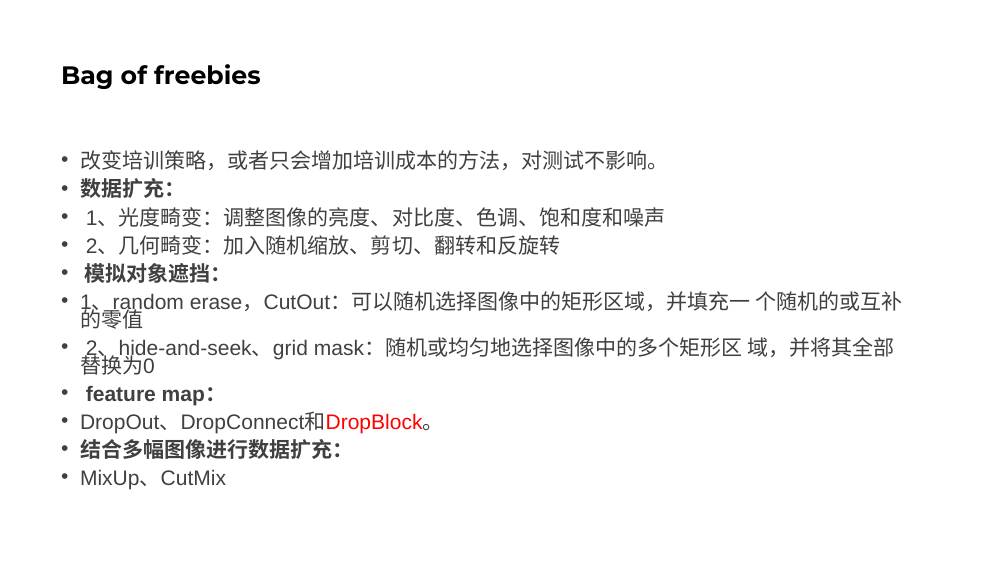
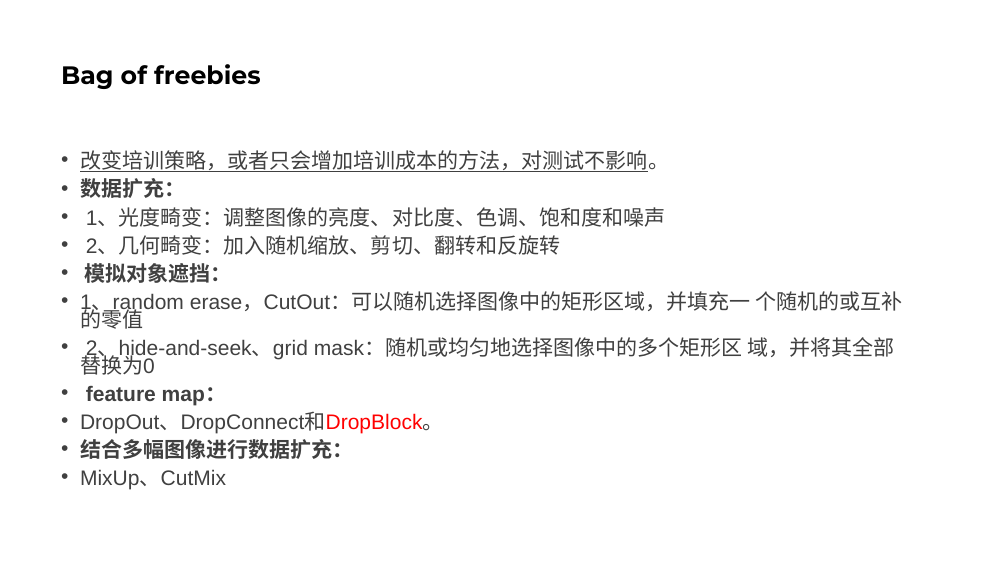
Before and after one commit to Adnios/DVS-gesture_recognition, a slide deck: slide 2 of tracking/YOLOv4.pptx. Drawn at 1008x567 pixels with LibreOffice and Linux fonts; fonts in the diff are those of the drawing. Boxes give left, top, right and bottom in pixels: in the first picture for what was removed or moved away, otherwise in the second. Text is boxed around its words. In the diff, an @@ line names an element or a change of style, - is before the commit and + after.

```diff
--- a/tracking/YOLOv4.pptx
+++ b/tracking/YOLOv4.pptx
@@ text at (80, 150, 669, 172): underline on in "改变培训策略，或者只会增加培训成本的方法，对测试不影响。" @@
```
Also in this commit, not shown: 4 other slides changed, 10 slides added, 1 slide removed, 11 other files.
